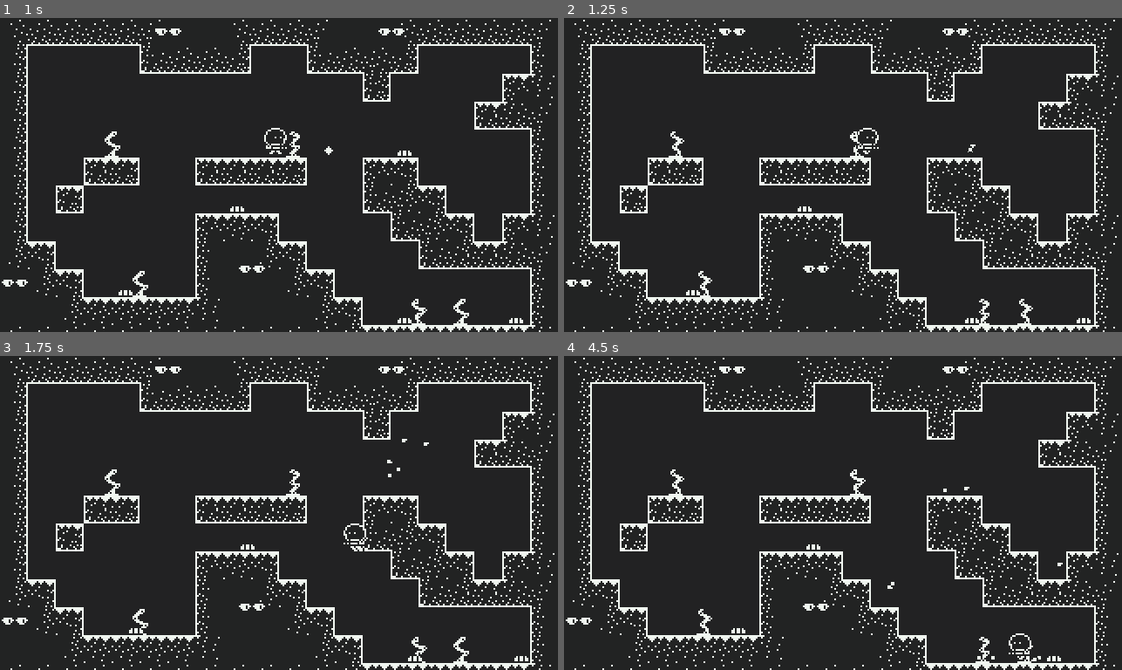
Above: before the commit, frames 1-4 (two rows, left to right).
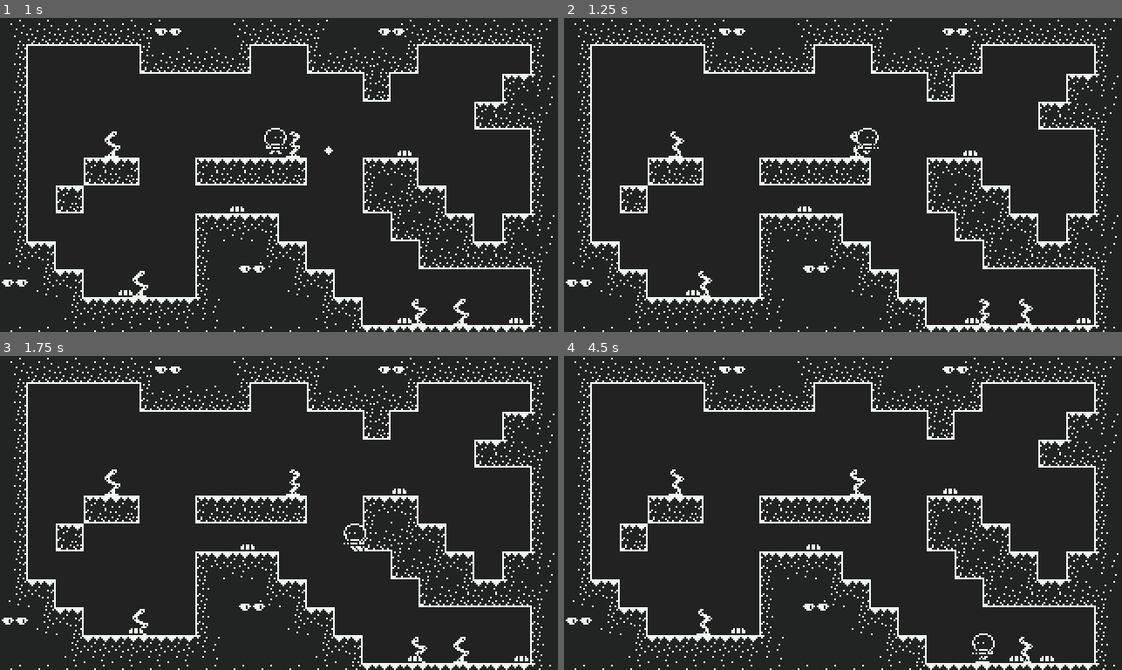
Above: after the commit, the same moments.

Repository: madeso/spelsylt4
Game: Godot game, scene res://world.tscn
Same seed, same stepped clock (60 frames per second), same inputs: the game is played once before the commit and once after it.
Inputs:
- Up to frame 1 (1 s): hold Right (ui_right) from 0.53 s (still down); tap Space (ui_select) at 0.77 s
- Up to frame 2 (1.25 s): keep holding Right (ui_right)
- Up to frame 3 (1.75 s): keep holding Right (ui_right); tap Space (ui_select) at 1.52 s
- Up to frame 4 (4.5 s): release Right (ui_right) at 2.03 s; hold Left (ui_left) 2.03-2.78 s; hold Right (ui_right) 2.78-4.28 s; tap Space (ui_select) at 3.02, 3.77 s; hold Left (ui_left) from 4.28 s (still down)

Frame 1 is identical in both runs. In frame 2, less than 0.1% of the frame differs, in the area x 71-75%, y 40-44%; in frame 3, less than 0.1%; in frame 4, 0.4%, in the area x 57-90%, y 41-98%.

Commit message:
bug got health and destruction sounds

Diff:
--- a/bug.gd
+++ b/bug.gd
@@ -1,13 +1,17 @@
 extends KinematicBody2D
 
 onready var gib_scene = preload("res://buggib.tscn")
+onready var destruction_scene = preload("res://bug_destruction.tscn")
 
 const SPEED = 8
 const CLIFF_DISTANCE = 10
 
 var move = Vector2.ZERO
 var facing_right = true
+var health = 3
 onready var sprite = $AnimatedSprite
+
+onready var sfx_hurt = $SfxHurt
 
 func gib():
 	var g = gib_scene.instance()
@@ -15,9 +19,16 @@
 	get_parent().add_child(g)
 
 func damage():
-	self.queue_free()
-	for n in range(5):
-		gib()
+	if health > 1:
+		health -= 1
+		sfx_hurt.play()
+	else:
+		var g = destruction_scene.instance()
+		g.set_position( get_position() )
+		get_parent().add_child(g)
+		self.queue_free()
+		for n in range(5):
+			gib()
 
 func _ready():
 	sprite.playing = true
--- a/bug.tscn
+++ b/bug.tscn
@@ -1,7 +1,8 @@
-[gd_scene load_steps=7 format=2]
+[gd_scene load_steps=8 format=2]
 
 [ext_resource path="res://bug.png" type="Texture" id=1]
 [ext_resource path="res://bug.gd" type="Script" id=2]
+[ext_resource path="res://bullet-bug.wav" type="AudioStream" id=3]
 
 [sub_resource type="RectangleShape2D" id=1]
 extents = Vector2( 3.4902, 1.84596 )
@@ -34,3 +35,6 @@
 position = Vector2( 0, -8 )
 frames = SubResource( 4 )
 frame = 1
+
+[node name="SfxHurt" type="AudioStreamPlayer2D" parent="."]
+stream = ExtResource( 3 )
--- /dev/null
+++ b/bug_destruction.gd
@@ -0,0 +1,5 @@
+extends AudioStreamPlayer2D
+
+func _process(delta):
+	if !playing:
+		queue_free()
--- /dev/null
+++ b/bug_destruction.tscn
@@ -0,0 +1,9 @@
+[gd_scene load_steps=3 format=2]
+
+[ext_resource path="res://bug-die.wav" type="AudioStream" id=1]
+[ext_resource path="res://bug_destruction.gd" type="Script" id=2]
+
+[node name="bug_destruction" type="AudioStreamPlayer2D"]
+stream = ExtResource( 1 )
+autoplay = true
+script = ExtResource( 2 )
Not shown, added: bug-die.wav.import
Not shown, added: bullet-bug.wav.import
Not shown, added: bullet-wall.wav.import
Not shown, added: bug-die.wav
Not shown, added: bullet-bug.wav
Not shown, added: bullet-wall.wav
